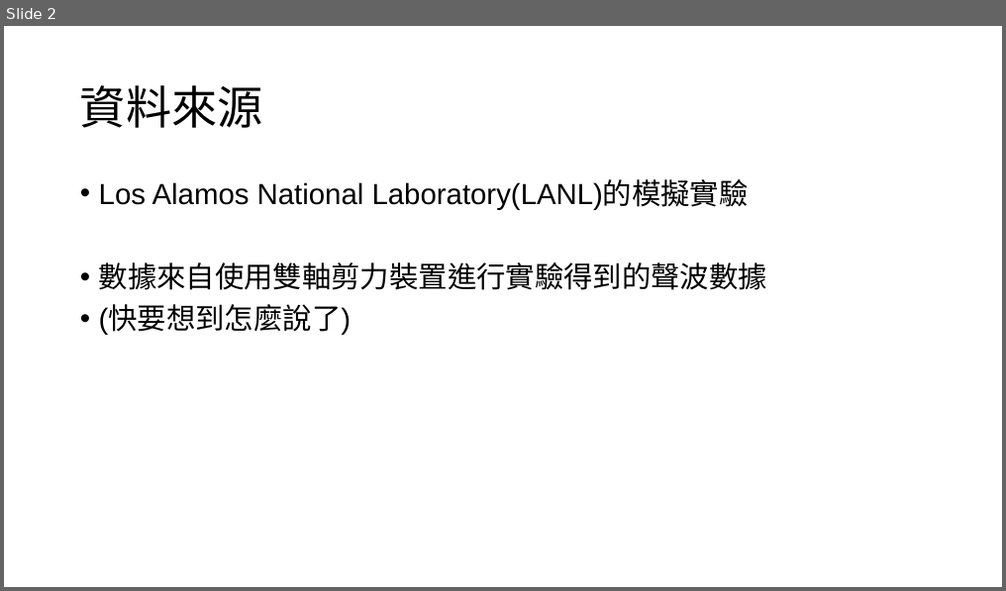
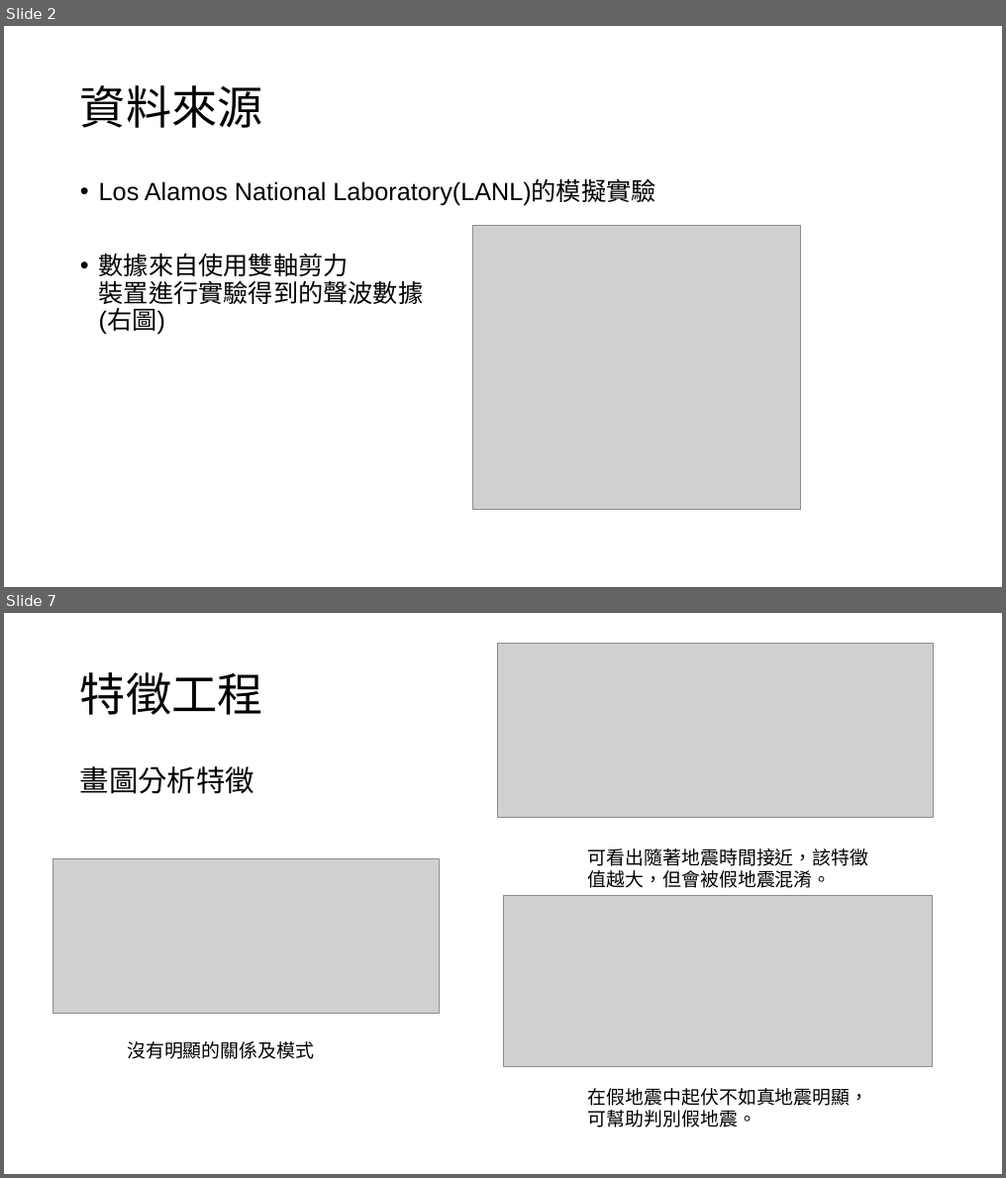
Before and after one commit to ept106354026/LANL-Earthquake-Prediction, a slide deck: 地震預測分析說明.pptx. Shown one above the other, each under a label of ours: slide 2 before the commit, slides 2 and 7 after it; the slides between them are not shown. The pictures are 1006x591 and 1006x1178 pixels, drawn with LibreOffice and Linux fonts; fonts in the diff are those of the drawing; grey boxes stand for pictures. Boxes give left, top, right and bottom in pixels: in the first picture for what was removed or moved away, otherwise in the second. Text is boxed around its words. In the diff, an @@ line names an element or a change of style, - is before the commit and + after.

```diff
--- a/地震預測分析說明.pptx
+++ b/地震預測分析說明.pptx
@@ slide 7 added at (4,613,1002,1174), background #FFFFFF @@
@@ picture added at (497,644,933,818) @@
@@ title added at (80,672,263,715), 44 pt, text #000000 @@
+特徵工程
@@ text added at (80,766,254,794), 28 pt, text #000000 @@
+畫圖分析特徵
@@ text added at (588,849,868,888), 18 pt, text #000000 @@
+可看出隨著地震時間接近，該特徵值越大，但會被假地震混淆。
@@ picture added at (53,860,439,1014) @@
@@ picture added at (503,895,933,1067) @@
@@ text added at (127,1042,314,1059), 18 pt, text #000000 @@
+沒有明顯的關係及模式
@@ text added at (588,1088,868,1128), 18 pt, text #000000 @@
+在假地震中起伏不如真地震明顯，可幫助判別假地震。
@@ slide 2 changed as well @@
@@ text at (99,180,655,206): size 28 to 24 pt in "Los Alamos National Laboratory(LANL)的模擬實驗" @@
@@ picture added at (472,225,801,509) @@
@@ text at (99,253,424,335): text changed; size 28 to 24 pt @@
-• 數據來自使用雙軸剪力裝置進行實驗得到的聲波數據
-• (快要想到怎麼說了)
+• 數據來自使用雙軸剪力
+  裝置進行實驗得到的聲波數據
+  (右圖)
```
Also in this commit, not shown: 3 other slides changed, 5 other slides added, 1 slide removed.
